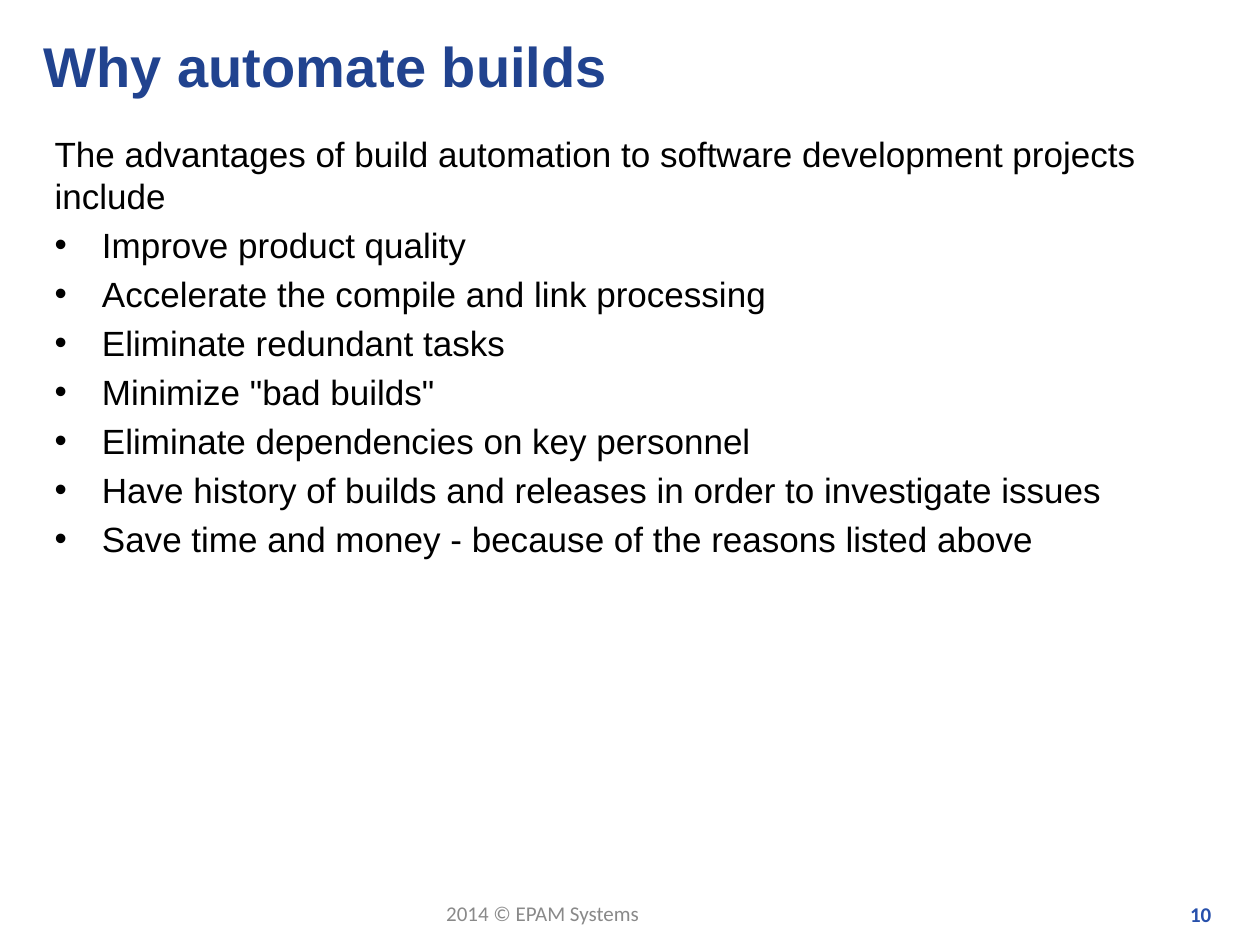
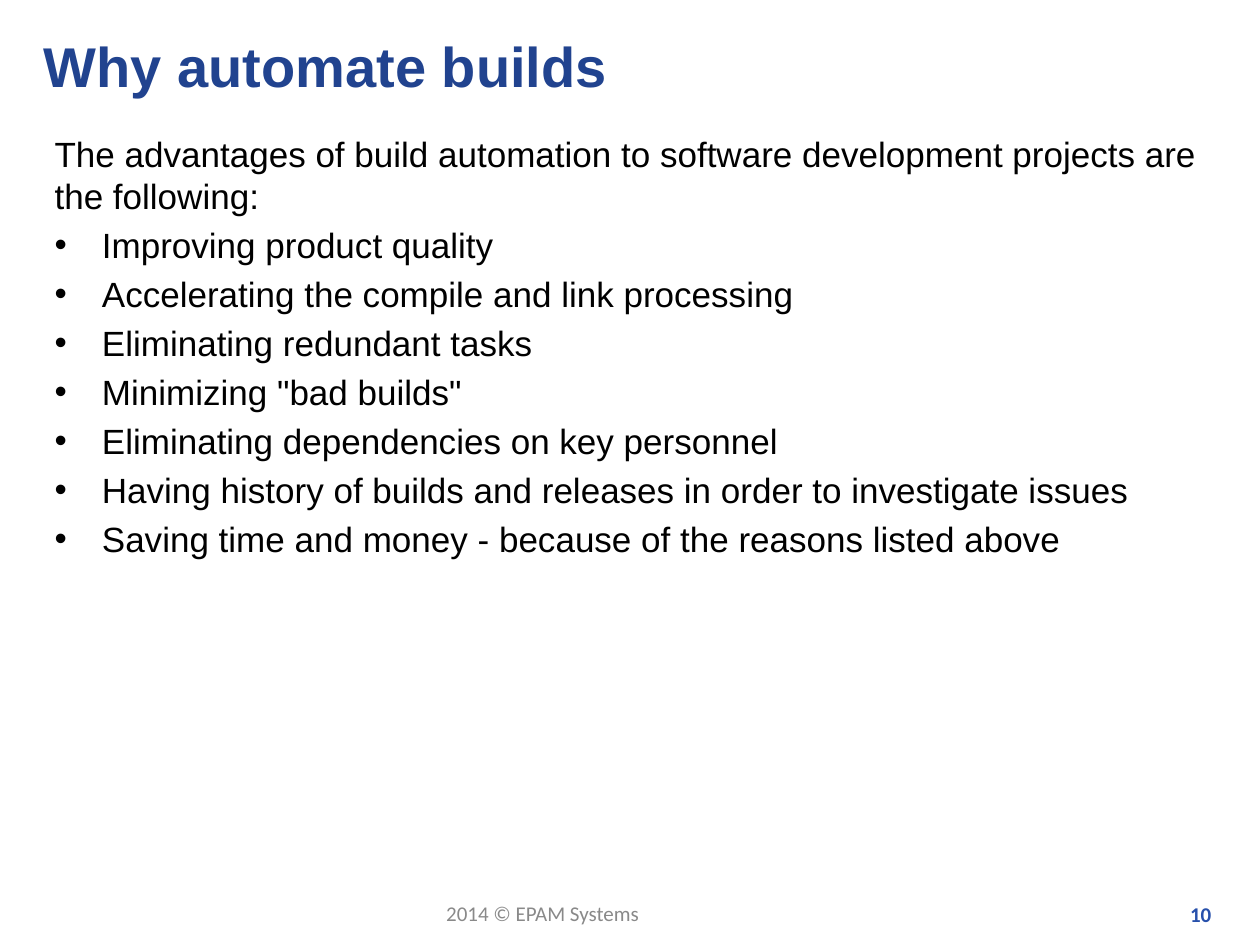
Before and after one commit to santatamas/Build-Automation, a slide deck: slide 10 of presentation/Build_automation.pptx. Drawn at 1260x945 pixels with LibreOffice and Linux fonts; fonts in the diff are those of the drawing; background and template pictures are left out. Boxes give left, top, right and bottom in pixels: in the first picture for what was removed or moved away, otherwise in the second. Text is boxed around its words. In the diff, an @@ line names an element or a change of style, - is before the commit and + after.

Commit message:
fixed spelling errors

```diff
--- a/presentation/Build_automation.pptx
+++ b/presentation/Build_automation.pptx
@@ text at (x1=55, y1=141, x2=1196, y2=559): text changed @@
-The advantages of build automation to software development projects include
-• Improve product quality
-• Accelerate the compile and link processing
-• Eliminate redundant tasks
-• Minimize "bad builds"
-• Eliminate dependencies on key personnel
-• Have history of builds and releases in order to investigate issues
-• Save time and money - because of the reasons listed above
+The advantages of build automation to software development projects are the following:
+• Improving product quality
+• Accelerating the compile and link processing
+• Eliminating redundant tasks
+• Minimizing "bad builds"
+• Eliminating dependencies on key personnel
+• Having history of builds and releases in order to investigate issues
+• Saving time and money - because of the reasons listed above
```
Also in this commit, not shown: 5 other slides changed.
